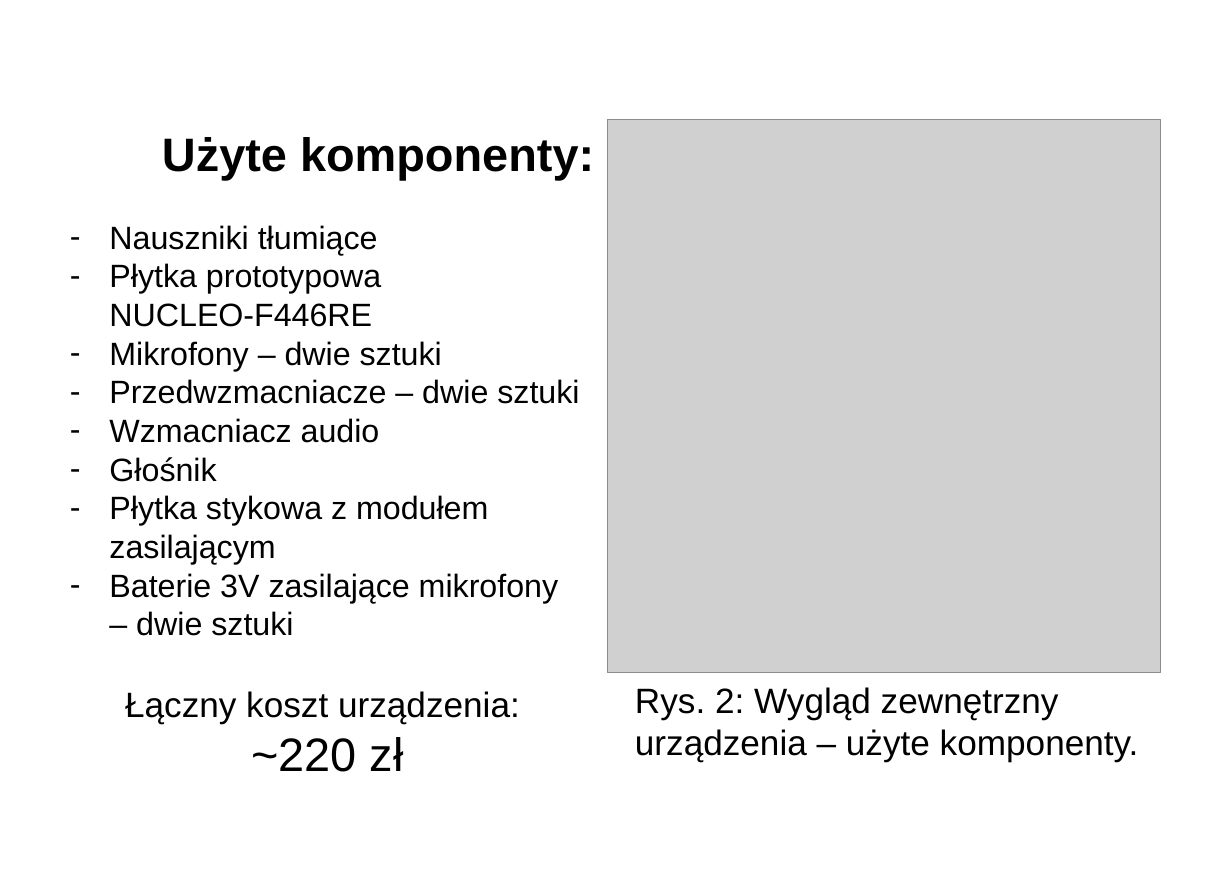
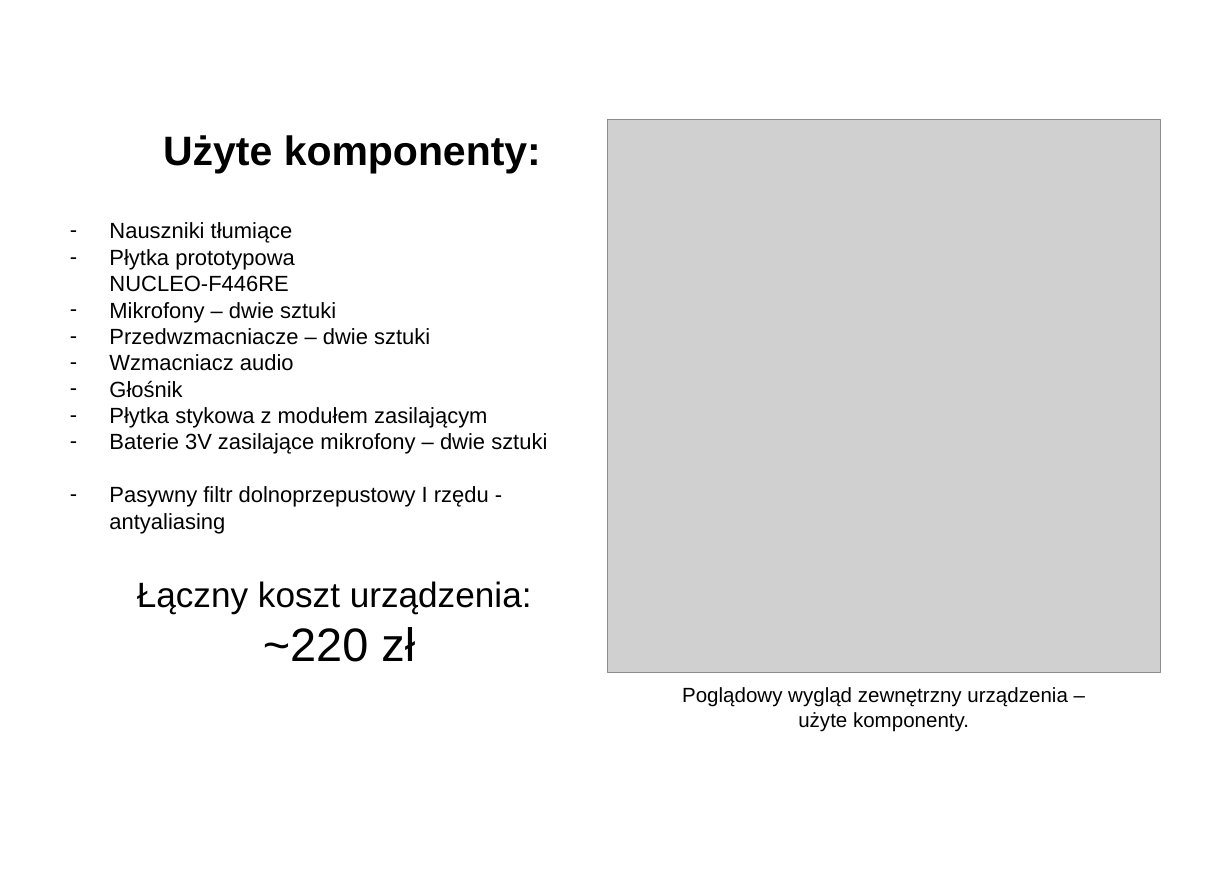
Before and after one commit to Stchena/ANC-Thesis, a slide deck: slide 9 of Assets/prezentacja_prototyp_ukladu_aktywnej_redukcji_poziomu_halasu.ppt. Drawn at 1232x872 pixels with LibreOffice and Linux fonts; fonts in the diff are those of the drawing; grey boxes stand for pictures; background and template pictures are left out. Boxes give left, top, right and bottom in pixels: in the first picture for what was removed or moved away, otherwise in the second. Text is boxed around its words. In the diff, an @@ line names an element or a change of style, - is before the commit and + after.

```diff
--- a/Assets/prezentacja_prototyp_ukladu_aktywnej_redukcji_poziomu_halasu.ppt
+++ b/Assets/prezentacja_prototyp_ukladu_aktywnej_redukcji_poziomu_halasu.ppt
@@ text "Użyte komponenty:" at (x1=163, y1=135, x2=541, y2=174): size 32 to 28 pt @@
@@ text at (x1=109, y1=222, x2=547, y2=454): size 22 to 15 pt in "Nauszniki tłumiące", "Płytka prototypowa NUCLEO-F446RE", "Mikrofony – dwie sztuki", "Przedwzmacniacze – dwie sztuki" and 4 more places @@
@@ text at (x1=109, y1=486, x2=489, y2=534): paragraph added @@
+– Pasywny filtr dolnoprzepustowy I rzędu - antyaliasing
@@ text "Łączny koszt urządzenia: ~220 zł" moved from (x1=125, y1=691, x2=520, y2=772) to (x1=137, y1=581, x2=532, y2=662) @@
@@ text at (x1=682, y1=687, x2=1067, y2=732): text changed; size 24 to 14 pt @@
-Rys. 2: Wygląd zewnętrzny urządzenia – użyte komponenty.
+Poglądowy wygląd zewnętrzny urządzenia –
+użyte komponenty.
```
Also in this commit, not shown: 2 other slides changed, 5 slides added, 7 slides removed, 4 other files.
